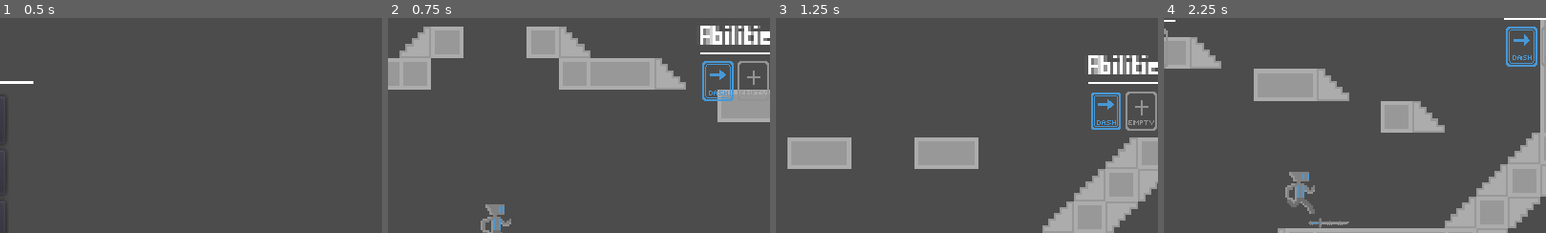
Above: before the commit, frames 1-4 (left to right).
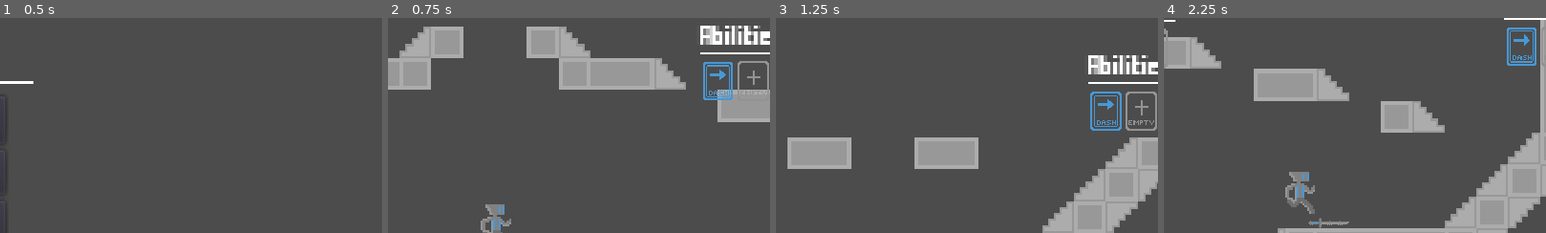
Above: after the commit, the same moments.

Repository: LQR471814/Machine
Game: Godot game, scene res://Menu.tscn
The game is run twice, just before and just after one commit, with the same random seed, the same clock (stepped at 60 frames per second) and the same inputs.
Inputs:
- Up to frame 1 (0.5 s): no input
- Up to frame 2 (0.75 s): click "Singleplayer" at 0.5 s
- Up to frame 3 (1.25 s): no input
- Up to frame 4 (2.25 s): hold Ctrl (dash) 1.28-2.03 s; hold Right (ui_right) from 1.28 s (still down); tap Up (ui_up) at 1.52 s; tap Q (drop_item) at 2.1 s
The pictures show only the part of the screen within x 36-86%, y 3-53%; the shares and areas given below are measured in that part.

Frame 1 is identical in both runs. In frame 2, 0.6% of the frame differs, in the area x 82-91%, y 20-39%; in frame 3, 0.3%; in frame 4, 0.6%.

Commit message:
Added item drop control

Diff:
--- a/Client.tscn
+++ b/Client.tscn
@@ -298,6 +298,7 @@
 scale = Vector2( 0.5, 0.5 )
 frames = SubResource( 9 )
 animation = "DashReady"
+frame = 2
 playing = true
 
 [node name="Empty_0" type="VBoxContainer" parent="Player/Cooldowns/Container/Cooldowns"]
--- a/Help.tscn
+++ b/Help.tscn
@@ -17,6 +17,10 @@
 size = 8
 font_data = ExtResource( 1 )
 
+[sub_resource type="DynamicFont" id=5]
+size = 8
+font_data = ExtResource( 1 )
+
 [node name="Help" type="MarginContainer"]
 margin_left = -183.0
 margin_top = -106.0
@@ -28,7 +32,7 @@
 
 [node name="VBoxContainer" type="VBoxContainer" parent="."]
 margin_right = 191.0
-margin_bottom = 71.0
+margin_bottom = 97.0
 
 [node name="MarginContainer3" type="MarginContainer" parent="VBoxContainer"]
 margin_right = 191.0
@@ -83,3 +87,14 @@
 margin_bottom = 11.0
 custom_fonts/font = SubResource( 4 )
 text = "[CTRL + DOWN + LEFT/RIGHT] - Dash"
+
+[node name="MarginContainer6" type="MarginContainer" parent="VBoxContainer"]
+margin_top = 75.0
+margin_right = 191.0
+margin_bottom = 86.0
+
+[node name="Label" type="Label" parent="VBoxContainer/MarginContainer6"]
+margin_right = 191.0
+margin_bottom = 11.0
+custom_fonts/font = SubResource( 5 )
+text = "[Q] - Drop Item"
Not shown: 1 places in Help.tscn that only renumber resources
